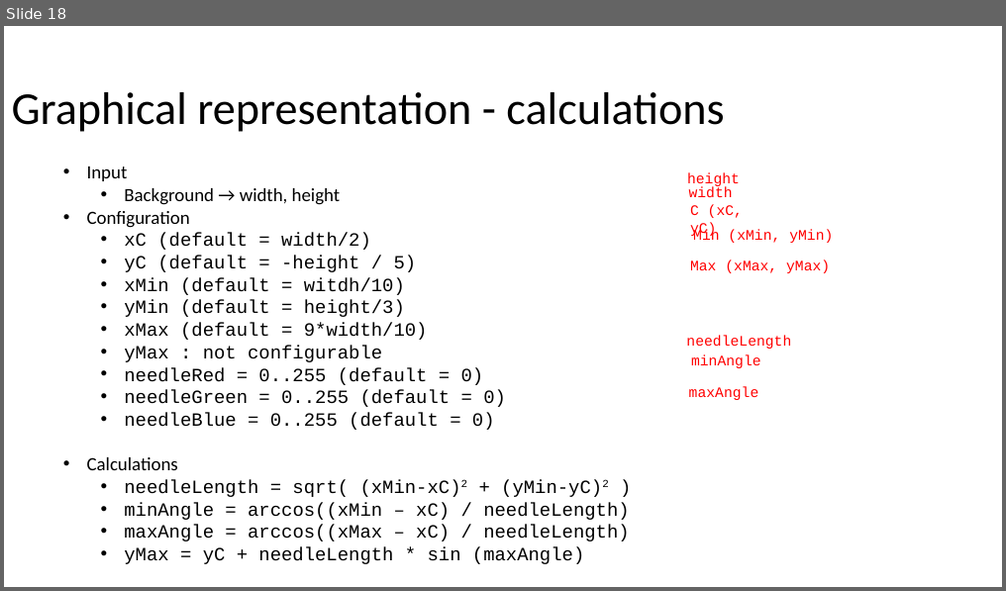
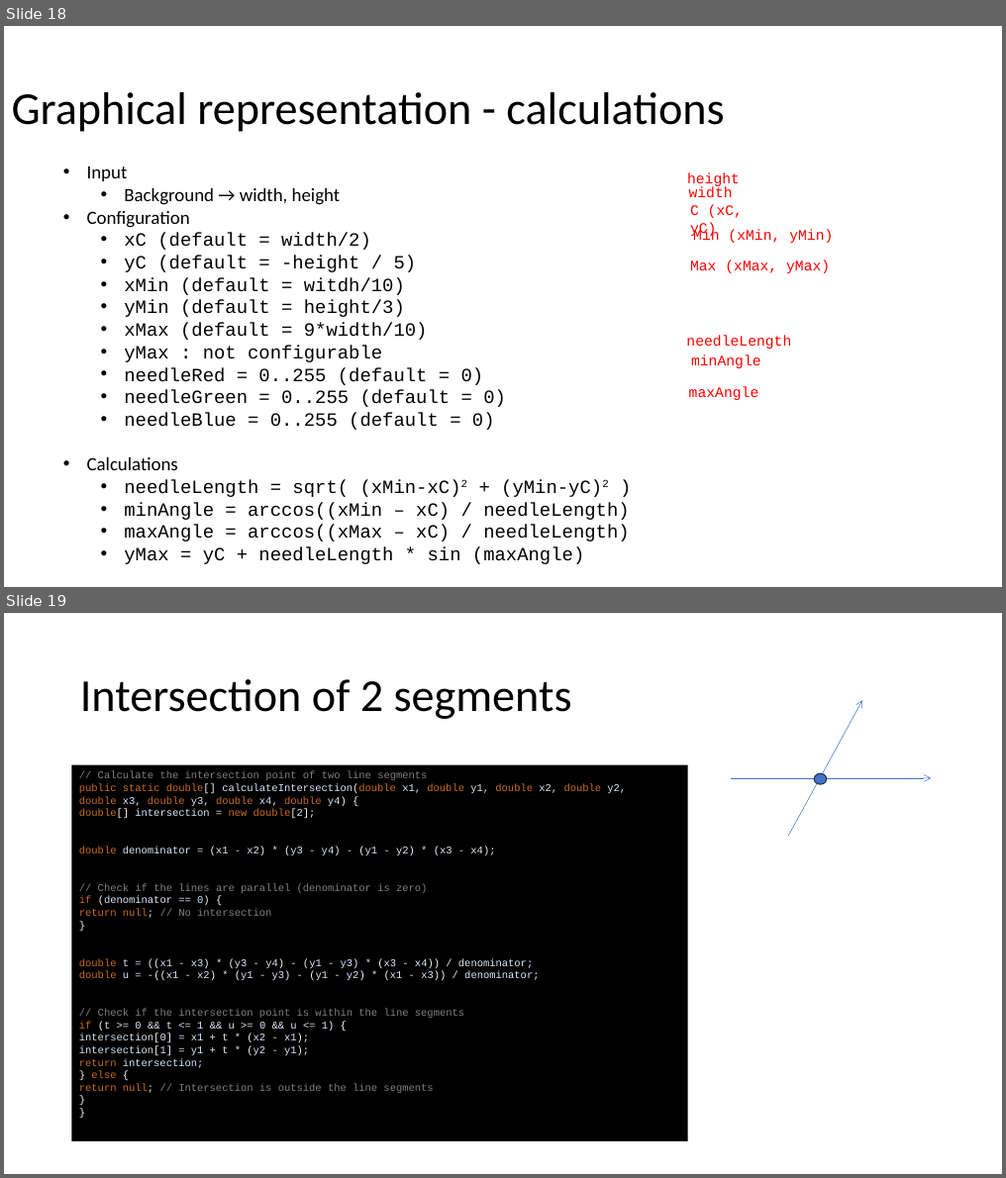
Before and after one commit to devidin/yavumeter, a slide deck: doc/Steps overview.pptx. Shown one above the other, each under a label of ours: slide 18 before the commit, slides 18 and 19 after it. The pictures are 1006x591 and 1006x1178 pixels, drawn with LibreOffice and Linux fonts; fonts in the diff are those of the drawing. Boxes give left, top, right and bottom in pixels: in the first picture for what was removed or moved away, otherwise in the second. Text is boxed around its words. In the diff, an @@ line names an element or a change of style, - is before the commit and + after.

```diff
--- a/doc/Steps overview.pptx
+++ b/doc/Steps overview.pptx
@@ slide 19 added at (x1=4, y1=613, x2=1002, y2=1174), background #FFFFFF @@
@@ title added at (x1=80, y1=679, x2=572, y2=719), 44 pt, text #000000 @@
+Intersection of 2 segments
@@ arrow added from (788, 836) to (862, 700), #4472C4 0.5 pt @@
@@ rectangle added at (x1=72, y1=765, x2=688, y2=1142), fill #000000, 10 pt, text #D9E8F7 @@
+// Calculate the intersection point of two line segments
+public static double[] calculateIntersection(double x1, double y1, double x2, double y2,
+double x3, double y3, double x4, double y4) {
+double[] intersection = new double[2];
+double denominator = (x1 - x2) * (y3 - y4) - (y1 - y2) * (x3 - x4);
+// Check if the lines are parallel (denominator is zero)
+if (denominator == 0) {
+return null; // No intersection
+}
+double t = ((x1 - x3) * (y3 - y4) - (y1 - y3) * (x3 - x4)) / denominator;
+double u = -((x1 - x2) * (y1 - y3) - (y1 - y2) * (x1 - x3)) / denominator;
+// Check if the intersection point is within the line segments
+if (t >= 0 && t <= 1 && u >= 0 && u <= 1) {
+intersection[0] = x1 + t * (x2 - x1);
+intersection[1] = y1 + t * (y2 - y1);
+return intersection;
+} else {
+return null; // Intersection is outside the line segments
+}
+}
@@ arrow added from (731, 778) to (932, 778), #4472C4 0.5 pt @@
@@ ellipse added at (x1=814, y1=774, x2=827, y2=785), fill #4472C4, outline #1E3256 1 pt @@
```
Also in this commit, not shown: 2 slides changed, 2 other slides added, 4 other files.
